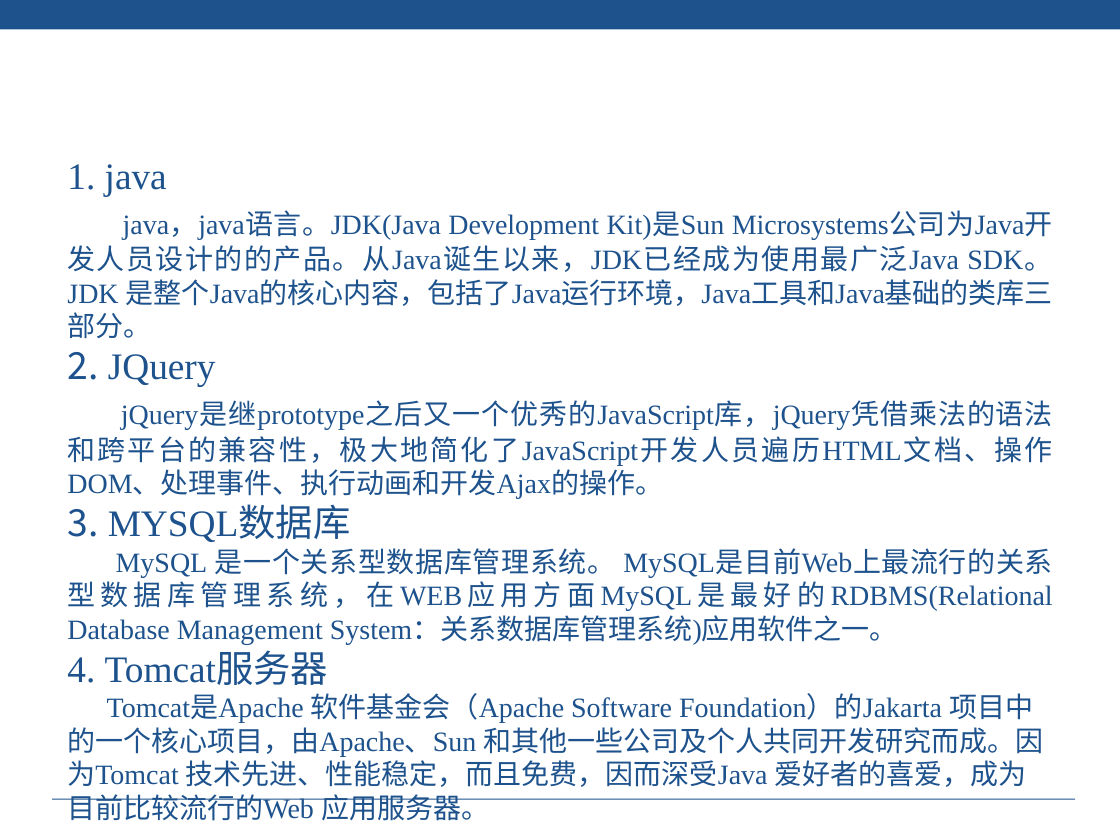
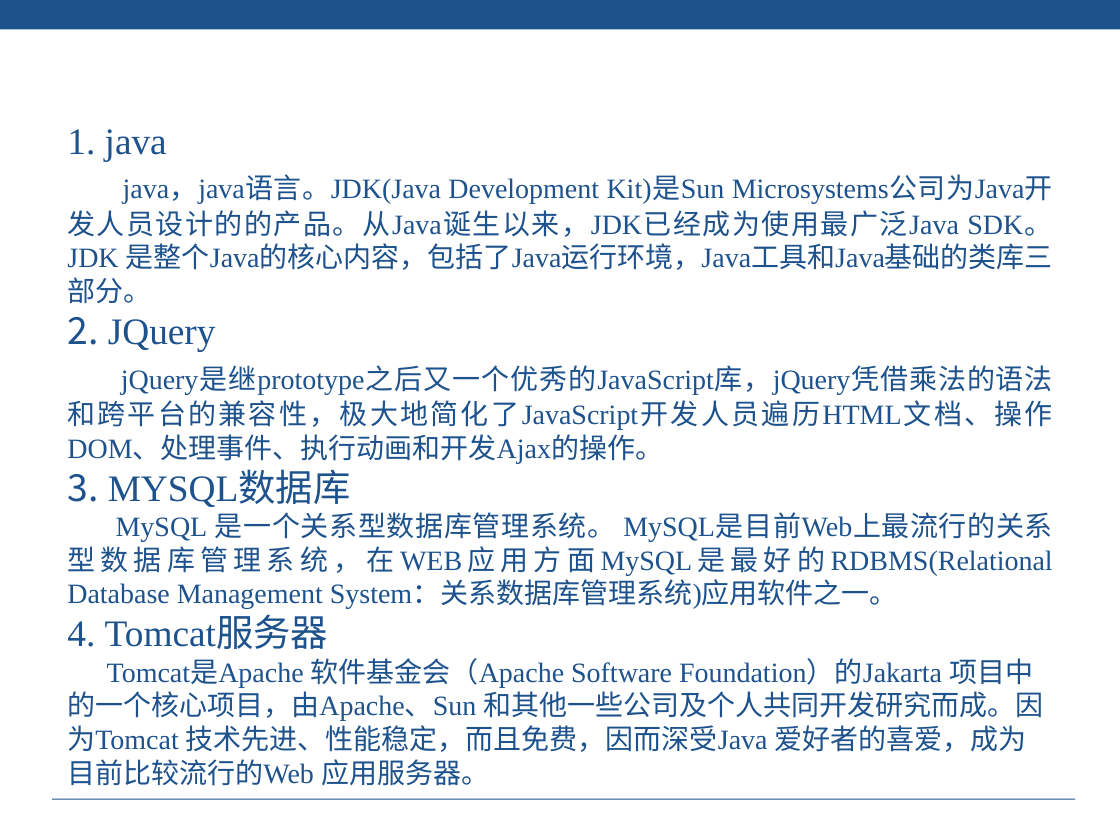
Before and after one commit to liuyanhao/hrAdmin, a slide deck: slide 5 of doc/刘熙财 -82- 答辩PPT.pptx. Drawn at 1120x840 pixels with LibreOffice and Linux fonts; fonts in the diff are those of the drawing; background and template pictures are left out. Boxes give left, top, right and bottom in pixels: in the first picture for what was removed or moved away, otherwise in the second. Text is boxed around its words. In the diff, an @@ line names an element or a change of style, - is before the commit and + after.

Commit message:
develop

```diff
--- a/doc/刘熙财 -82- 答辩PPT.pptx
+++ b/doc/刘熙财 -82- 答辩PPT.pptx
@@ text "1. java": place and size @@
-text "1. java" at (67, 164, 1053, 821)
+text "1. java" at (67, 129, 1053, 786)
```
Also in this commit, not shown: 17 other slides changed, 19 slides added, 1 slide removed, 2 other files.
